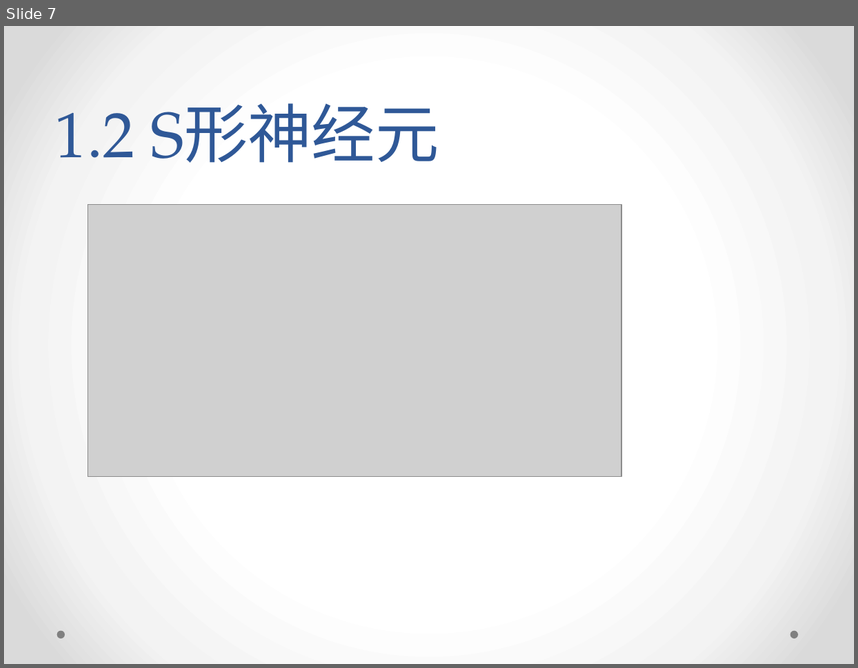
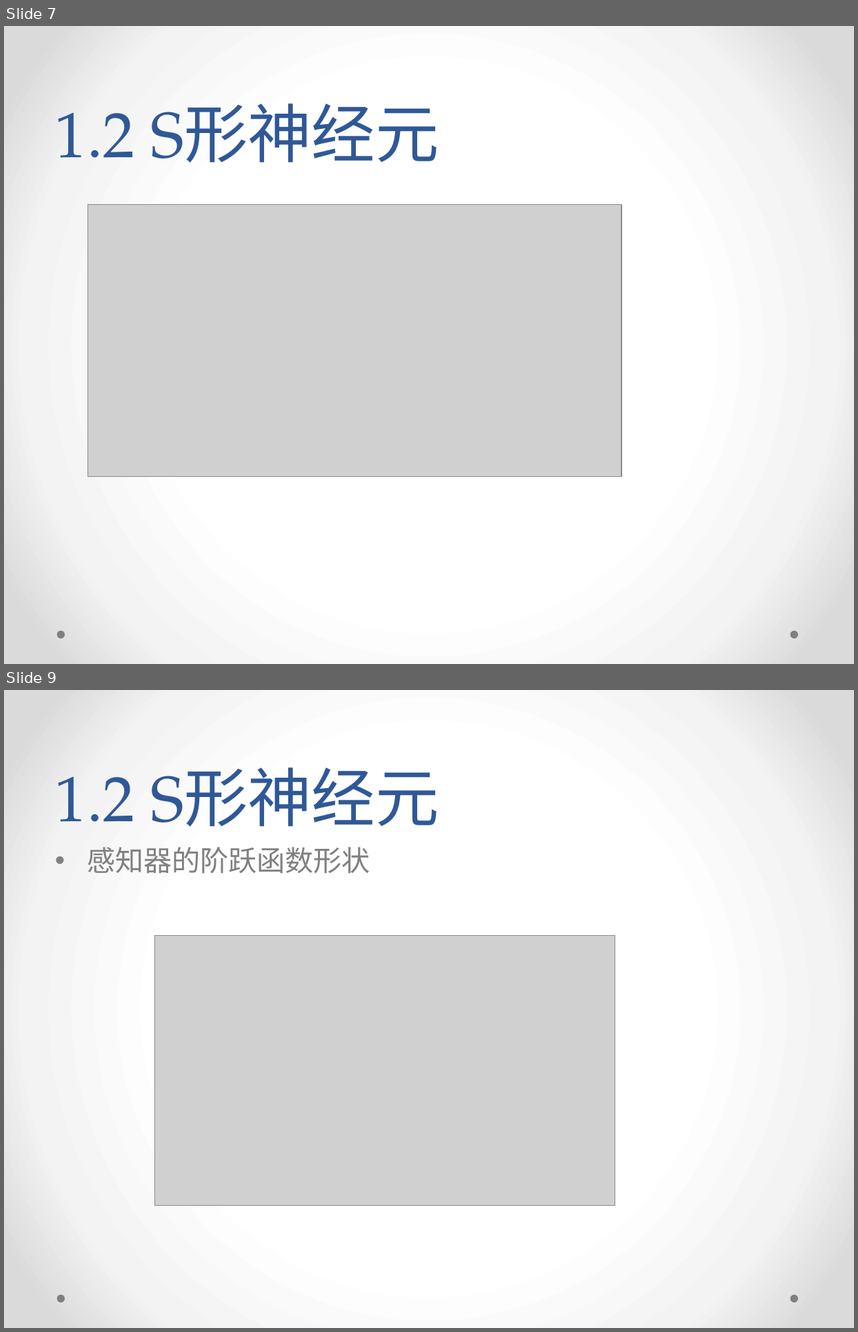
Before and after one commit to yish0000/neuralnetwork, a slide deck: 深度学习数学原理初探.pptx. Shown one above the other, each under a label of ours: slide 7 before the commit, slides 7 and 9 after it; the slides between them are not shown. The pictures are 858x668 and 858x1332 pixels, drawn with LibreOffice and Linux fonts; fonts in the diff are those of the drawing; grey boxes stand for pictures; background and template pictures are left out. Boxes give left, top, right and bottom in pixels: in the first picture for what was removed or moved away, otherwise in the second. Text is boxed around its words. In the diff, an @@ line names an element or a change of style, - is before the commit and + after.

```diff
--- a/深度学习数学原理初探.pptx
+++ b/深度学习数学原理初探.pptx
@@ slide 9 added at (4,690,854,1328), background gradient #FFFFFF to #F4F4F4 to #DADADA; not listed: 2 template elements that a slide beside it also shows @@
@@ title added at (55,767,439,827), 54 pt, text #2F5897 @@
+1.2 S形神经元
@@ text added at (87,847,370,873), 24 pt, text #808080 @@
+• 感知器的阶跃函数形状
@@ picture added at (154,935,615,1205) @@
```
Also in this commit, not shown: 12 other slides added.
